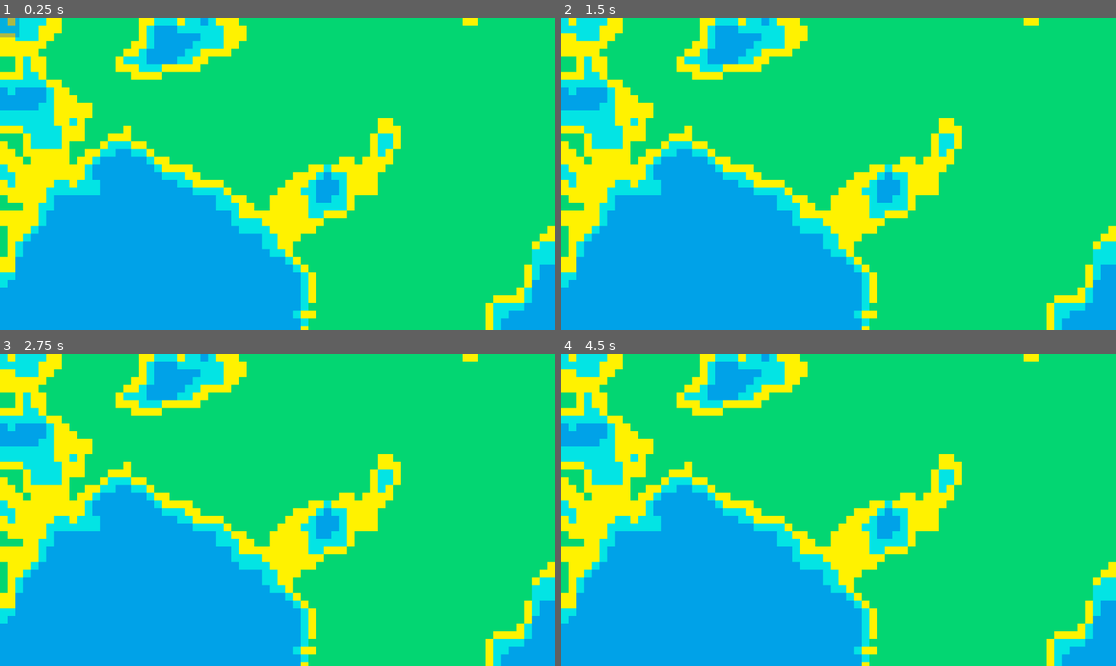
Above: before the commit, frames 1-4 (two rows, left to right).
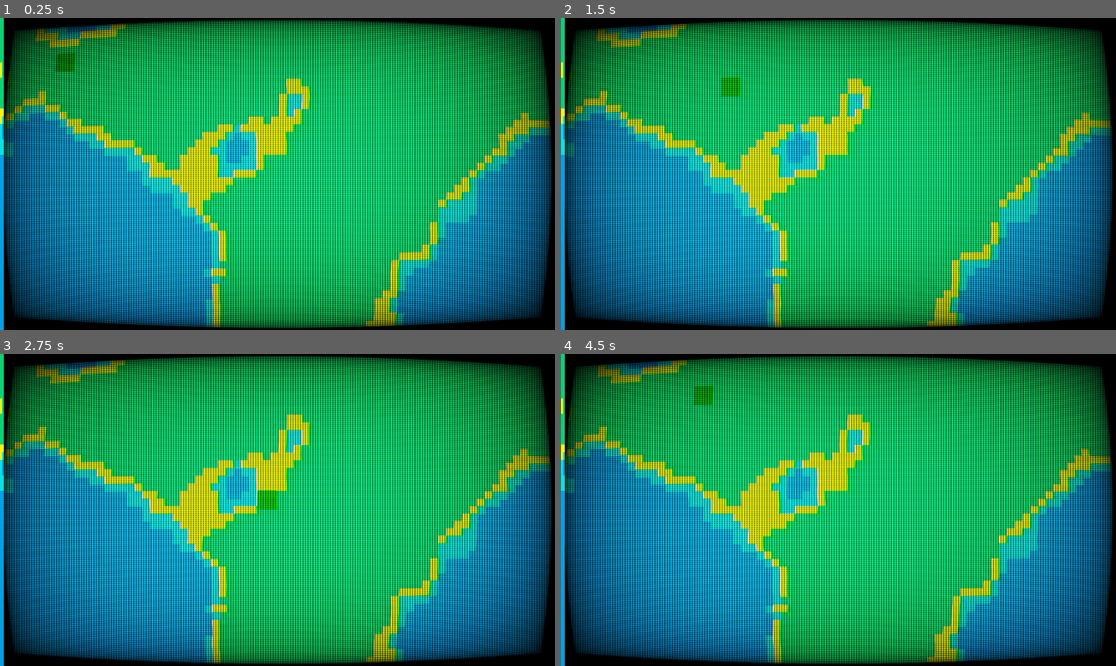
Above: after the commit, the same moments.

Repository: edenYosef1990/myGodotGame
Game: Godot game, scene res://MainScene.tscn
The game is run twice, just before and just after one commit, with the same random seed, the same clock (stepped at 60 frames per second) and the same inputs.
Inputs (mouse positions are in pixels of both pictures, inside the frame that each line leads up to):
- Up to frame 1 (0.25 s): no input
- Up to frame 2 (1.5 s): move the mouse to (960, 158) at 0.52 s; hold Right (ui_right) 0.53-1.28 s; click (960, 158) at 0.67 s; move the mouse to (727, 189) at 1.27 s; hold Down (ui_down) from 1.28 s (still down)
- Up to frame 3 (2.75 s): move the mouse to (333, 441) at 2.02 s; release Down (ui_down) at 2.03 s; hold Right (ui_right) from 2.03 s (still down)
- Up to frame 4 (4.5 s): move the mouse to (810, 572) at 2.77 s; release Right (ui_right) at 2.78 s; hold Up (ui_up) 2.78-3.53 s; click (810, 572) at 2.92 s; move the mouse to (1005, 556) at 3.52 s; hold Left (ui_left) from 3.53 s (still down); move the mouse to (672, 463) at 4.27 s

The runs differ from the first frame. In frame 1, 91% of the frame differs, in the area x 0-100%, y 0-100%; in frame 2, 91%; in frame 3, 91%; in frame 4, 91%.

Commit message:
added CCT shader

Diff:
--- a/Entities/tank.gd
+++ b/Entities/tank.gd
@@ -7,10 +7,10 @@
 const JUMP_VELOCITY = -400.0
 @onready var gameMAnager = %GameManager
 @onready var healthBar = $HealthBar
-# Get the gravity from the project settings to be synced with RigidBody nodes.
-var gravity = ProjectSettings.get_setting("physics/2d/default_gravity")
 
 func _ready():
+	if Engine.is_editor_hint():
+		print("im in editor")
 	add_to_group("selectable")
 
 func toggleDisplayHealthBar(isVisible: bool):
--- a/Entities/tank.tscn
+++ b/Entities/tank.tscn
@@ -1,16 +1,12 @@
-[gd_scene load_steps=4 format=3 uid="uid://yikwa3eafa08"]
+[gd_scene load_steps=3 format=3 uid="uid://yikwa3eafa08"]
 
-[ext_resource type="Script" path="res://Entities/tank.gd" id="1_6ep81"]
-[ext_resource type="Texture2D" uid="uid://cwp14wi3k2gb6" path="res://Assets/Tank.png" id="1_38utt"]
+[ext_resource type="Script" path="res://Entities/tank.gd" id="1_8r74a"]
 
 [sub_resource type="RectangleShape2D" id="RectangleShape2D_m30dc"]
 size = Vector2(63, 59)
 
 [node name="Tank" type="CharacterBody2D"]
-script = ExtResource("1_6ep81")
-
-[node name="Sprite2D" type="Sprite2D" parent="."]
-texture = ExtResource("1_38utt")
+script = ExtResource("1_8r74a")
 
 [node name="CollisionShape2D" type="CollisionShape2D" parent="."]
 position = Vector2(-0.5, -0.5)
@@ -20,14 +16,19 @@
 visible = false
 
 [node name="Background" type="ColorRect" parent="HealthBar"]
-offset_left = -21.0
-offset_top = -54.0
-offset_right = 23.0
-offset_bottom = -45.0
+offset_left = -3.0
+offset_top = -16.0
+offset_right = 41.0
+offset_bottom = -7.0
 
 [node name="Bar" type="ColorRect" parent="HealthBar"]
-offset_left = -20.0
-offset_top = -53.0
-offset_right = 22.0
-offset_bottom = -46.0
+offset_left = -2.0
+offset_top = -15.0
+offset_right = 40.0
+offset_bottom = -8.0
 color = Color(0.334844, 0.538155, 0.221632, 1)
+
+[node name="ColorRect" type="ColorRect" parent="."]
+offset_right = 40.0
+offset_bottom = 40.0
+color = Color(7.21961e-08, 0.672275, 9.62615e-07, 1)
--- /dev/null
+++ b/Entities/tank_on_tool.gd
@@ -0,0 +1,9 @@
+@tool
+extends CharacterBody2D
+
+
+@onready var healthBar = $HealthBar
+
+func _ready():
+	if Engine.is_editor_hint():
+		healthBar.visible = true
--- a/GameManager/GameManager.gd
+++ b/GameManager/GameManager.gd
@@ -16,7 +16,8 @@
 	var dimension = (endRectangle - startRectangle).abs();
 	return topLeft.x <= point.x and point.x <= (topLeft.x + dimension.x) and topLeft.y <= point.y and point.y <= (topLeft.y + dimension.y)
 
-@onready var selectionRectangle : ColorRect = $SelectionRectangle
+@onready var selectionRectangle : ColorRect = %SelectionRectangle
+@onready var camera: Camera2D = %Camera2D
 # Called when the node enters the scene tree for the first time.
 func _ready():
 	pass # Replace with function body.
--- /dev/null
+++ b/MainScene.gdshader
@@ -0,0 +1,59 @@
+// Based on: https://www.shadertoy.com/view/Ms23DR
+shader_type canvas_item;
+uniform sampler2D screen_texture : hint_screen_texture, repeat_disable, filter_nearest;
+
+// Loosely based on postprocessing shader by inigo quilez, License Creative Commons Attribution-NonCommercial-ShareAlike 3.0 Unported License.
+
+vec2 curve(vec2 uv)
+{
+	uv = (uv - 0.5) * 2.0;
+	uv *= 1.1;
+	uv.x *= 1.0 + pow((abs(uv.y) / 5.0), 2.0);
+	uv.y *= 1.0 + pow((abs(uv.x) / 4.0), 2.0);
+	uv  = (uv / 2.0) + 0.5;
+	uv =  uv *0.92 + 0.04;
+	return uv;
+}
+void fragment(  )
+{
+	vec2 iResolution = 1.0 / SCREEN_PIXEL_SIZE;
+    vec2 q = FRAGCOORD.xy / iResolution.xy;
+    vec2 uv = q;
+    uv = curve( uv );
+    vec3 oricol = texture( screen_texture, vec2(q.x,q.y) ).xyz;
+    vec3 col;
+	float x =  sin(0.3*TIME+uv.y*21.0)*sin(0.7*TIME+uv.y*29.0)*sin(0.3+0.33*TIME+uv.y*31.0)*0.0017;
+
+    col.r = texture(screen_texture,vec2(x+uv.x+0.001,uv.y+0.001)).x+0.05;
+    col.g = texture(screen_texture,vec2(x+uv.x+0.000,uv.y-0.002)).y+0.05;
+    col.b = texture(screen_texture,vec2(x+uv.x-0.002,uv.y+0.000)).z+0.05;
+    col.r += 0.08*texture(screen_texture,0.75*vec2(x+0.025, -0.027)+vec2(uv.x+0.001,uv.y+0.001)).x;
+    col.g += 0.05*texture(screen_texture,0.75*vec2(x+-0.022, -0.02)+vec2(uv.x+0.000,uv.y-0.002)).y;
+    col.b += 0.08*texture(screen_texture,0.75*vec2(x+-0.02, -0.018)+vec2(uv.x-0.002,uv.y+0.000)).z;
+
+    col = clamp(col*0.6+0.4*col*col*1.0,0.0,1.0);
+
+    float vig = (0.0 + 1.0*16.0*uv.x*uv.y*(1.0-uv.x)*(1.0-uv.y));
+	col *= vec3(pow(vig,0.3));
+
+    col *= vec3(0.95,1.05,0.95);
+	col *= 2.8;
+
+	float scans = clamp( 0.35+0.35*sin(3.5*TIME+uv.y*iResolution.y*1.5), 0.0, 1.0);
+
+	float s = pow(scans,1.7);
+	col = col*vec3( 0.4+0.7*s) ;
+
+    col *= 1.0+0.01*sin(110.0*TIME);
+	if (uv.x < 0.0 || uv.x > 1.0)
+		col *= 0.0;
+	if (uv.y < 0.0 || uv.y > 1.0)
+		col *= 0.0;
+
+	col*=1.0-0.65*vec3(clamp((mod(FRAGCOORD.x, 2.0)-1.0)*2.0,0.0,1.0));
+
+    float comp = smoothstep( 0.1, 0.9, sin(TIME) );
+
+
+    COLOR = vec4(col,1.0);
+}
--- a/MainScene.tscn
+++ b/MainScene.tscn
@@ -1,9 +1,21 @@
-[gd_scene load_steps=8 format=3 uid="uid://fqhg3chojibs"]
+[gd_scene load_steps=14 format=3 uid="uid://fqhg3chojibs"]
 
 [ext_resource type="PackedScene" uid="uid://yikwa3eafa08" path="res://Entities/tank.tscn" id="1_oyje1"]
 [ext_resource type="Script" path="res://GameManager/GameManager.gd" id="2_lrwqu"]
+[ext_resource type="Shader" path="res://cct_television.gdshader" id="2_pv4d8"]
+[ext_resource type="Shader" path="res://MainScene.gdshader" id="2_upqyr"]
+[ext_resource type="Shader" path="res://tilemap.gdshader" id="3_ive1n"]
 [ext_resource type="Texture2D" uid="uid://cxawcqkiik5qd" path="res://Assets/tiles.png" id="3_msiol"]
 [ext_resource type="Script" path="res://TileMapInit.gd" id="4_6i1kw"]
+
+[sub_resource type="ShaderMaterial" id="ShaderMaterial_2frl6"]
+shader = ExtResource("2_pv4d8")
+
+[sub_resource type="ShaderMaterial" id="ShaderMaterial_u3ijj"]
+shader = ExtResource("2_upqyr")
+
+[sub_resource type="ShaderMaterial" id="ShaderMaterial_de7ml"]
+shader = ExtResource("3_ive1n")
 
 [sub_resource type="TileSetAtlasSource" id="TileSetAtlasSource_demno"]
 resource_name = "MyTiles"
@@ -39,20 +51,38 @@
 
 [node name="MainScene" type="Node2D"]
 
-[node name="Tank" parent="." instance=ExtResource("1_oyje1")]
-position = Vector2(287, 142)
-
 [node name="GameManager" type="Node" parent="."]
 unique_name_in_owner = true
 script = ExtResource("2_lrwqu")
 
-[node name="SelectionRectangle" type="ColorRect" parent="GameManager"]
-offset_right = 40.0
-offset_bottom = 40.0
-color = Color(0, 0.262745, 0.827451, 0.32549)
+[node name="Camera2D" type="Camera2D" parent="."]
+unique_name_in_owner = true
+position = Vector2(764, 408)
 
-[node name="TileMap" type="TileMap" parent="."]
+[node name="CanvasLayer" type="CanvasLayer" parent="Camera2D"]
+
+[node name="ScreenInCCT" type="ColorRect" parent="Camera2D/CanvasLayer"]
+material = SubResource("ShaderMaterial_2frl6")
+offset_left = 8.0
+offset_top = -4.0
+offset_right = 1679.0
+offset_bottom = 1669.0
+
+[node name="CanvasModulate" type="CanvasModulate" parent="."]
+material = SubResource("ShaderMaterial_u3ijj")
+
+[node name="TileMap" type="TileMap" parent="CanvasModulate"]
+material = SubResource("ShaderMaterial_de7ml")
 tile_set = SubResource("TileSet_hnalv")
 format = 2
 layer_0/tile_data = PackedInt32Array(0, 262145, 0, 65536, 262145, 0, 131072, 524289, 0, 196608, 524289, 0, 262144, 5242 …(173887 unchanged characters)…
 script = ExtResource("4_6i1kw")
+
+[node name="Tank" parent="CanvasModulate" instance=ExtResource("1_oyje1")]
+position = Vector2(287, 142)
+
+[node name="SelectionRectangle" type="ColorRect" parent="CanvasModulate"]
+unique_name_in_owner = true
+offset_right = 40.0
+offset_bottom = 40.0
+color = Color(0, 0.262745, 0.827451, 0.32549)
--- a/TileMapInit.gd
+++ b/TileMapInit.gd
@@ -11,21 +11,10 @@
 
 func create_noise(x_pos: int, y_pos: int, width: int, height: int):
 	noise.seed = 10
-	#noise.cellular_jitter =
-	#noise.cellular_distance_function = FastNoiseLite.DISTANCE_EUCLIDEAN
-	#noise.cellular_return_type =FastNoiseLite.RETURN_DISTANCE
-	#noise.domain_warp_amplitude = 4.200
-	#noise.domain_warp_frequency = 0.614
-	#noise.fractal_gain = 0.150
-	#noise.fractal_ping_pong_strength = 0.83
-	#noise.fractal_lacunarity = 4.050
-	#noise.noise_type = FastNoiseLite.TYPE_PERLIN
-	#noise.cellular_jitter = 0.881
 	for x in range(width):
 		for y in range(height):
 			var val = noise.get_noise_2d((x+x_pos) * 1.5, (y+y_pos) * 1.5);
 			var noiseVal = floori((foo(val) + 1) * 1.5);
-			print(noiseVal)
 			set_cell(0, Vector2i(x + x_pos, y + y_pos), 1, Vector2i(4 * noiseVal ,0))
 
 # Called when the node enters the scene tree for the first time.
--- /dev/null
+++ b/cct_television.gdshader
@@ -0,0 +1,59 @@
+// Based on: https://www.shadertoy.com/view/Ms23DR
+shader_type canvas_item;
+uniform sampler2D screen_texture : hint_screen_texture, repeat_disable, filter_nearest;
+
+// Loosely based on postprocessing shader by inigo quilez, License Creative Commons Attribution-NonCommercial-ShareAlike 3.0 Unported License.
+
+vec2 curve(vec2 uv)
+{
+	uv = (uv - 0.5) * 2.0;
+	uv *= 1.1;
+	uv.x *= 1.0 + pow((abs(uv.y) / 5.0), 2.0);
+	uv.y *= 1.0 + pow((abs(uv.x) / 4.0), 2.0);
+	uv  = (uv / 2.0) + 0.5;
+	uv =  uv *0.92 + 0.04;
+	return uv;
+}
+void fragment(  )
+{
+	vec2 iResolution = 1.0 / SCREEN_PIXEL_SIZE;
+    vec2 q = FRAGCOORD.xy / iResolution.xy;
+    vec2 uv = q;
+    uv = curve( uv );
+    vec3 oricol = texture( screen_texture, vec2(q.x,q.y) ).xyz;
+    vec3 col;
+	float x =  sin(0.3*TIME+uv.y*21.0)*sin(0.7*TIME+uv.y*29.0)*sin(0.3+0.33*TIME+uv.y*31.0)*0.0017;
+
+    col.r = texture(screen_texture,vec2(x+uv.x+0.001,uv.y+0.001)).x+0.05;
+    col.g = texture(screen_texture,vec2(x+uv.x+0.000,uv.y-0.002)).y+0.05;
+    col.b = texture(screen_texture,vec2(x+uv.x-0.002,uv.y+0.000)).z+0.05;
+    col.r += 0.08*texture(screen_texture,0.75*vec2(x+0.025, -0.027)+vec2(uv.x+0.001,uv.y+0.001)).x;
+    col.g += 0.05*texture(screen_texture,0.75*vec2(x+-0.022, -0.02)+vec2(uv.x+0.000,uv.y-0.002)).y;
+    col.b += 0.08*texture(screen_texture,0.75*vec2(x+-0.02, -0.018)+vec2(uv.x-0.002,uv.y+0.000)).z;
+
+    col = clamp(col*0.6+0.4*col*col*1.0,0.0,1.0);
+
+    float vig = (0.0 + 1.0*16.0*uv.x*uv.y*(1.0-uv.x)*(1.0-uv.y));
+	col *= vec3(pow(vig,0.3));
+
+    col *= vec3(0.95,1.05,0.95);
+	col *= 2.8;
+
+	float scans = clamp( 0.35+0.35*sin(3.5*TIME+uv.y*iResolution.y*1.5), 0.0, 1.0);
+
+	float s = pow(scans,1.7);
+	col = col*vec3( 0.4+0.7*s) ;
+
+    col *= 1.0+0.01*sin(110.0*TIME);
+	if (uv.x < 0.0 || uv.x > 1.0)
+		col *= 0.0;
+	if (uv.y < 0.0 || uv.y > 1.0)
+		col *= 0.0;
+
+	col*=1.0-0.65*vec3(clamp((mod(FRAGCOORD.x, 2.0)-1.0)*2.0,0.0,1.0));
+
+    float comp = smoothstep( 0.1, 0.9, sin(TIME) );
+
+
+    COLOR = vec4(col,1.0);
+}
--- a/tank.tscn
+++ b/tank.tscn
@@ -1,16 +1,11 @@
-[gd_scene load_steps=4 format=3 uid="uid://c5vcalhgmq7uk"]
-
-[ext_resource type="Script" path="res://tank.gd" id="1_6ep81"]
-[ext_resource type="Texture2D" path="res://Tank.png" id="1_38utt"]
+[gd_scene load_steps=2 format=3 uid="uid://b43p1c5615xn4"]
 
 [sub_resource type="RectangleShape2D" id="RectangleShape2D_m30dc"]
 size = Vector2(63, 59)
 
 [node name="Tank" type="CharacterBody2D"]
-script = ExtResource("1_6ep81")
 
 [node name="Sprite2D" type="Sprite2D" parent="."]
-texture = ExtResource("1_38utt")
 
 [node name="CollisionShape2D" type="CollisionShape2D" parent="."]
 position = Vector2(-0.5, -0.5)
--- /dev/null
+++ b/tilemap.gdshader
@@ -0,0 +1,229 @@
+/*
+Shader from Godot Shaders - the free shader library.
+godotshaders.com/shader/VHS-and-CRT-monitor-effect
+
+This shader is under CC0 license. Feel free to use, improve and
+change this shader according to your needs and consider sharing
+the modified result to godotshaders.com.
+*/
+
+shader_type canvas_item;
+
+//*** IMPORTANT! ***/
+// - If you are using this shader to affect the node it is applied to set 'overlay' to false (unchecked in the instepctor).
+// - If you are using this shader as an overlay, and want the shader to affect the nodes below in the Scene hierarchy,
+//   set 'overlay' to true (checked in the inspector).
+// On Mac there is potentially a bug causing this to not work properly. If that is the case and you want to use the shader as an overlay
+// change all "overlay ? SCREEN_TEXTURE : TEXTURE" to only "SCREEN_TEXTURE" on lines 129-140, and "vec2 uv = overlay ? warp(SCREEN_UV) : warp(UV);"
+// to "vec2 uv = warp(SCREEN_UV);" on line 98.
+uniform bool overlay = false;
+
+uniform float scanlines_opacity : hint_range(0.0, 1.0) = 0.4;
+uniform float scanlines_width : hint_range(0.0, 0.5) = 0.25;
+uniform float grille_opacity : hint_range(0.0, 1.0) = 0.3;
+uniform vec2 resolution = vec2(640.0, 480.0); // Set the number of rows and columns the texture will be divided in. Scanlines and grille will make a square based on these values
+
+uniform bool pixelate = true; // Fill each square ("pixel") with a sampled color, creating a pixel look and a more accurate representation of how a CRT monitor would work.
+
+uniform bool roll = true;
+uniform float roll_speed = 8.0; // Positive values are down, negative are up
+uniform float roll_size : hint_range(0.0, 100.0) = 15.0;
+uniform float roll_variation : hint_range(0.1, 5.0) = 1.8; // This valie is not an exact science. You have to play around with the value to find a look you like. How this works is explained in the code below.
+uniform float distort_intensity : hint_range(0.0, 0.2) = 0.05; // The distortion created by the rolling effect.
+
+uniform float noise_opacity : hint_range(0.0, 1.0) = 0.4;
+uniform float noise_speed = 5.0; // There is a movement in the noise pattern that can be hard to see first. This sets the speed of that movement.
+
+uniform float static_noise_intensity : hint_range(0.0, 1.0) = 0.06;
+
+uniform float aberration : hint_range(-1.0, 1.0) = 0.03; // Chromatic aberration, a distortion on each color channel.
+uniform float brightness = 1.4; // When adding scanline gaps and grille the image can get very dark. Brightness tries to compensate for that.
+uniform bool discolor = true; // Add a discolor effect simulating a VHS
+
+uniform float warp_amount :hint_range(0.0, 5.0) = 1.0; // Warp the texture edges simulating the curved glass of a CRT monitor or old TV.
+uniform bool clip_warp = false;
+
+uniform float vignette_intensity = 0.4; // Size of the vignette, how far towards the middle it should go.
+uniform float vignette_opacity : hint_range(0.0, 1.0) = 0.5;
+
+// Used by the noise functin to generate a pseudo random value between 0.0 and 1.0
+vec2 random(vec2 uv){
+    uv = vec2( dot(uv, vec2(127.1,311.7) ),
+               dot(uv, vec2(269.5,183.3) ) );
+    return -1.0 + 2.0 * fract(sin(uv) * 43758.5453123);
+}
+
+// Generate a Perlin noise used by the distortion effects
+float noise(vec2 uv) {
+    vec2 uv_index = floor(uv);
+    vec2 uv_fract = fract(uv);
+
+    vec2 blur = smoothstep(0.0, 1.0, uv_fract);
+
+    return mix( mix( dot( random(uv_index + vec2(0.0,0.0) ), uv_fract - vec2(0.0,0.0) ),
+                     dot( random(uv_index + vec2(1.0,0.0) ), uv_fract - vec2(1.0,0.0) ), blur.x),
+                mix( dot( random(uv_index + vec2(0.0,1.0) ), uv_fract - vec2(0.0,1.0) ),
+                     dot( random(uv_index + vec2(1.0,1.0) ), uv_fract - vec2(1.0,1.0) ), blur.x), blur.y) * 0.5 + 0.5;
+}
+
+// Takes in the UV and warps the edges, creating the spherized effect
+vec2 warp(vec2 uv){
+	vec2 delta = uv - 0.5;
+	float delta2 = dot(delta.xy, delta.xy);
+	float delta4 = delta2 * delta2;
+	float delta_offset = delta4 * warp_amount;
+
+	return uv + delta * delta_offset;
+}
+
+// Adds a black border to hide stretched pixel created by the warp effect
+float border (vec2 uv){
+	float radius = min(warp_amount, 0.08);
+	radius = max(min(min(abs(radius * 2.0), abs(1.0)), abs(1.0)), 1e-5);
+	vec2 abs_uv = abs(uv * 2.0 - 1.0) - vec2(1.0, 1.0) + radius;
+	float dist = length(max(vec2(0.0), abs_uv)) / radius;
+	float square = smoothstep(0.96, 1.0, dist);
+	return clamp(1.0 - square, 0.0, 1.0);
+}
+
+// Adds a vignette shadow to the edges of the image
+float vignette(vec2 uv){
+	uv *= 1.0 - uv.xy;
+	float vignette = uv.x * uv.y * 15.0;
+	return pow(vignette, vignette_intensity * vignette_opacity);
+}
+
+void fragment()
+{
+	vec2 uv = overlay ? warp(SCREEN_UV) : warp(UV); // Warp the uv. uv will be used in most cases instead of UV to keep the warping
+	vec2 text_uv = uv;
+	vec2 roll_uv = vec2(0.0);
+	float time = roll ? TIME : 0.0;
+
+
+	// Pixelate the texture based on the given resolution.
+	if (pixelate)
+	{
+		text_uv = ceil(uv * resolution) / resolution;
+	}
+
+	// Create the rolling effect. We need roll_line a bit later to make the noise effect.
+	// That is why this runs if roll is true OR noise_opacity is over 0.
+	float roll_line = 0.0;
+	if (roll || noise_opacity > 0.0)
+	{
+		// Create the areas/lines where the texture will be distorted.
+		roll_line = smoothstep(0.3, 0.9, sin(uv.y * roll_size - (time * roll_speed) ) );
+		// Create more lines of a different size and apply to the first set of lines. This creates a bit of variation.
+		roll_line *= roll_line * smoothstep(0.3, 0.9, sin(uv.y * roll_size * roll_variation - (time * roll_speed * roll_variation) ) );
+		// Distort the UV where where the lines are
+		roll_uv = vec2(( roll_line * distort_intensity * (1.-UV.x)), 0.0);
+	}
+
+	vec4 text;
+	if (roll)
+	{
+		// If roll is true distort the texture with roll_uv. The texture is split up into RGB to
+		// make some chromatic aberration. We apply the aberration to the red and green channels accorging to the aberration parameter
+		// and intensify it a bit in the roll distortion.
+		text.r = texture(SCREEN_TEXTURE, text_uv + roll_uv * 0.8 + vec2(aberration, 0.0) * .1).r;
+		text.g = texture(SCREEN_TEXTURE, text_uv + roll_uv * 1.2 - vec2(aberration, 0.0) * .1 ).g;
+		text.b = texture(SCREEN_TEXTURE, text_uv + roll_uv).b;
+		text.a = 1.0;
+	}
+	else
+	{
+		// If roll is false only apply the aberration without any distorion. The aberration values are very small so the .1 is only
+		// to make the slider in the Inspector less sensitive.
+		text.r = texture(SCREEN_TEXTURE, text_uv + vec2(aberration, 0.0) * .1).r;
+		text.g = texture(SCREEN_TEXTURE, text_uv - vec2(aberration, 0.0) * .1).g;
+		text.b = texture(SCREEN_TEXTURE, text_uv).b;
+		text.a = 1.0;
+	}
+
+	float r = text.r;
+	float g = text.g;
+	float b = text.b;
+
+	uv = warp(UV);
+
+	// CRT monitors don't have pixels but groups of red, green and blue dots or lines, called grille. We isolate the texture's color channels
+	// and divide it up in 3 offsetted lines to show the red, green and blue colors next to each other, with a small black gap between.
+	if (grille_opacity > 0.0){
+
+		float g_r = smoothstep(0.85, 0.95, abs(sin(uv.x * (resolution.x * 3.14159265))));
+		r = mix(r, r * g_r, grille_opacity);
+
+		float g_g = smoothstep(0.85, 0.95, abs(sin(1.05 + uv.x * (resolution.x * 3.14159265))));
+		g = mix(g, g * g_g, grille_opacity);
+
+		float b_b = smoothstep(0.85, 0.95, abs(sin(2.1 + uv.x * (resolution.x * 3.14159265))));
+		b = mix(b, b * b_b, grille_opacity);
+
+	}
+
+	// Apply the grille to the texture's color channels and apply Brightness. Since the grille and the scanlines (below) make the image very dark you
+	// can compensate by increasing the brightness.
+	text.r = clamp(r * brightness, 0.0, 1.0);
+	text.g = clamp(g * brightness, 0.0, 1.0);
+	text.b = clamp(b * brightness, 0.0, 1.0);
+
+	// Scanlines are the horizontal lines that make up the image on a CRT monitor.
+	// Here we are actual setting the black gap between each line, which I guess is not the right definition of the word, but you get the idea
+	float scanlines = 0.5;
+	if (scanlines_opacity > 0.0)
+	{
+		// Same technique as above, create lines with sine and applying it to the texture. Smoothstep to allow setting the line size.
+		scanlines = smoothstep(scanlines_width, scanlines_width + 0.5, abs(sin(uv.y * (resolution.y * 3.14159265))));
+		text.rgb = mix(text.rgb, text.rgb * vec3(scanlines), scanlines_opacity);
+	}
+
+	// Apply the banded noise.
+	if (noise_opacity > 0.0)
+	{
+		// Generate a noise pattern that is very stretched horizontally, and animate it with noise_speed
+		float noise = smoothstep(0.4, 0.5, noise(uv * vec2(2.0, 200.0) + vec2(10.0, (TIME * (noise_speed))) ) );
+
+		// We use roll_line (set above) to define how big the noise should be vertically (multiplying cuts off all black parts).
+		// We also add in some basic noise with random() to break up the noise pattern above. The noise is sized according to
+		// the resolution value set in the inspector. If you don't like this look you can
+		// change "ceil(uv * resolution) / resolution" to only "uv" to make it less pixelated. Or multiply resolution with som value
+		// greater than 1.0 to make them smaller.
+		roll_line *= noise * scanlines * clamp(random((ceil(uv * resolution) / resolution) + vec2(TIME * 0.8, 0.0)).x + 0.8, 0.0, 1.0);
+		// Add it to the texture based on noise_opacity
+		text.rgb = clamp(mix(text.rgb, text.rgb + roll_line, noise_opacity), vec3(0.0), vec3(1.0));
+	}
+
+	// Apply static noise by generating it over the whole screen in the same way as above
+	if (static_noise_intensity > 0.0)
+	{
+		text.rgb += clamp(random((ceil(uv * resolution) / resolution) + fract(TIME)).x, 0.0, 1.0) * static_noise_intensity;
+	}
+
+	// Apply a black border to hide imperfections caused by the warping.
+	// Also apply the vignette
+	text.rgb *= border(uv);
+	text.rgb *= vignette(uv);
+	// Hides the black border and make that area transparent. Good if you want to add the the texture on top an image of a TV or monitor.
+	if (clip_warp)
+	{
+		text.a = border(uv);
+	}
+
+	// Apply discoloration to get a VHS look (lower saturation and higher contrast)
+	// You can play with the values below or expose them in the Inspector.
+	float saturation = 0.5;
+	float contrast = 1.2;
+	if (discolor)
+	{
+		// Saturation
+		vec3 greyscale = vec3(text.r + text.g + text.b) / 3.;
+		text.rgb = mix(text.rgb, greyscale, saturation);
+
+		// Contrast
+		float midpoint = pow(0.5, 2.2);
+		text.rgb = (text.rgb - vec3(midpoint)) * contrast + midpoint;
+	}
+
+	COLOR = text;
+}
